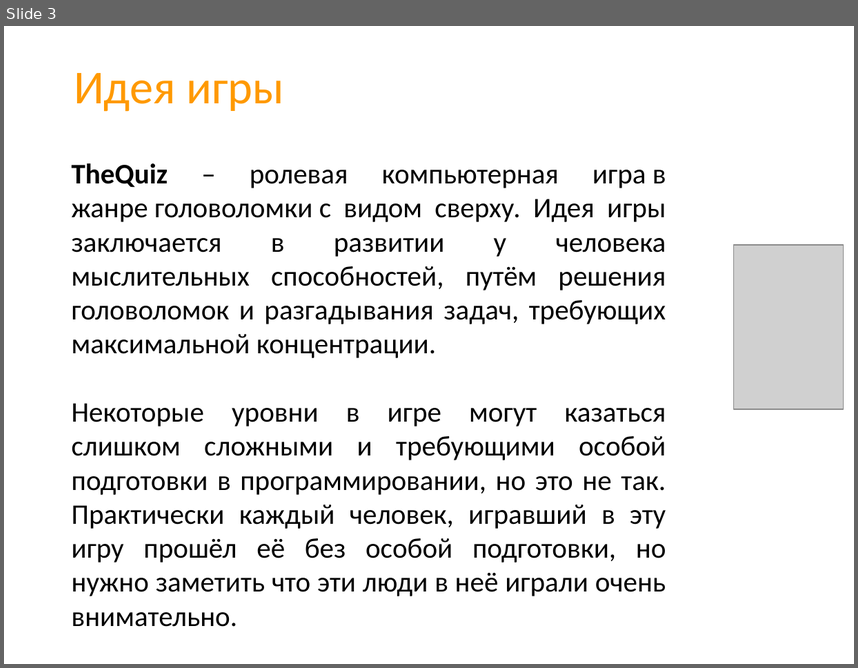
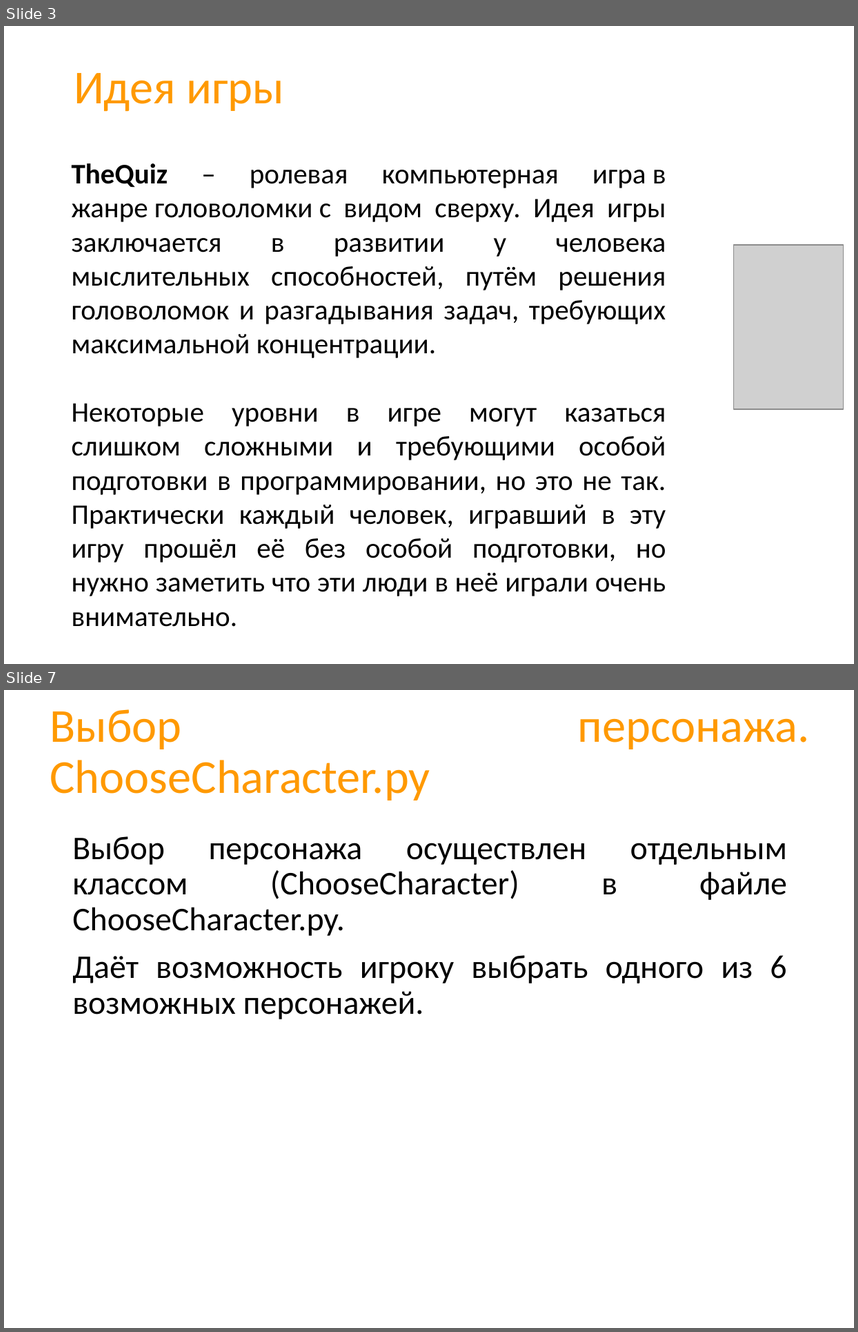
Before and after one commit to CicadaInc/thequiz, a slide deck: presentation.pptx. Shown one above the other, each under a label of ours: slide 3 before the commit, slides 3 and 7 after it; the slides between them are not shown. The pictures are 858x668 and 858x1332 pixels, drawn with LibreOffice and Linux fonts; fonts in the diff are those of the drawing; grey boxes stand for pictures; background and template pictures are left out. Boxes give left, top, right and bottom in pixels: in the first picture for what was removed or moved away, otherwise in the second. Text is boxed around its words. In the diff, an @@ line names an element or a change of style, - is before the commit and + after.

```diff
--- a/presentation.pptx
+++ b/presentation.pptx
@@ slide 7 added at [4, 690, 854, 1328], background picture (left out) @@
@@ text added at [50, 709, 810, 1019], 28 pt, text #000000 @@
+Выбор персонажа осуществлен отдельным классом (ChooseCharacter) в файле ChooseCharacter.py.
+Даёт возможность игроку выбрать одного из 6 возможных персонажей.
@@ title added at [72, 836, 363, 936], 40 pt, text #FF9900 @@
+Выбор персонажа. ChooseCharacter.py
```
Also in this commit, not shown: 3 slides changed, 7 other slides added, 2 slides removed, 3 other files.
